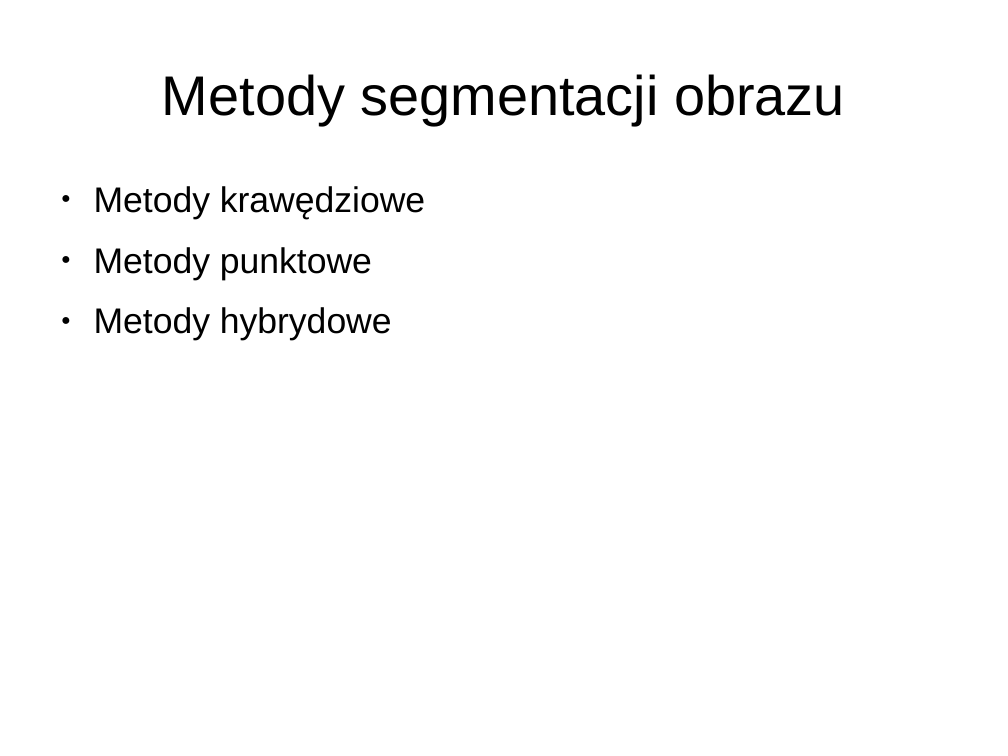
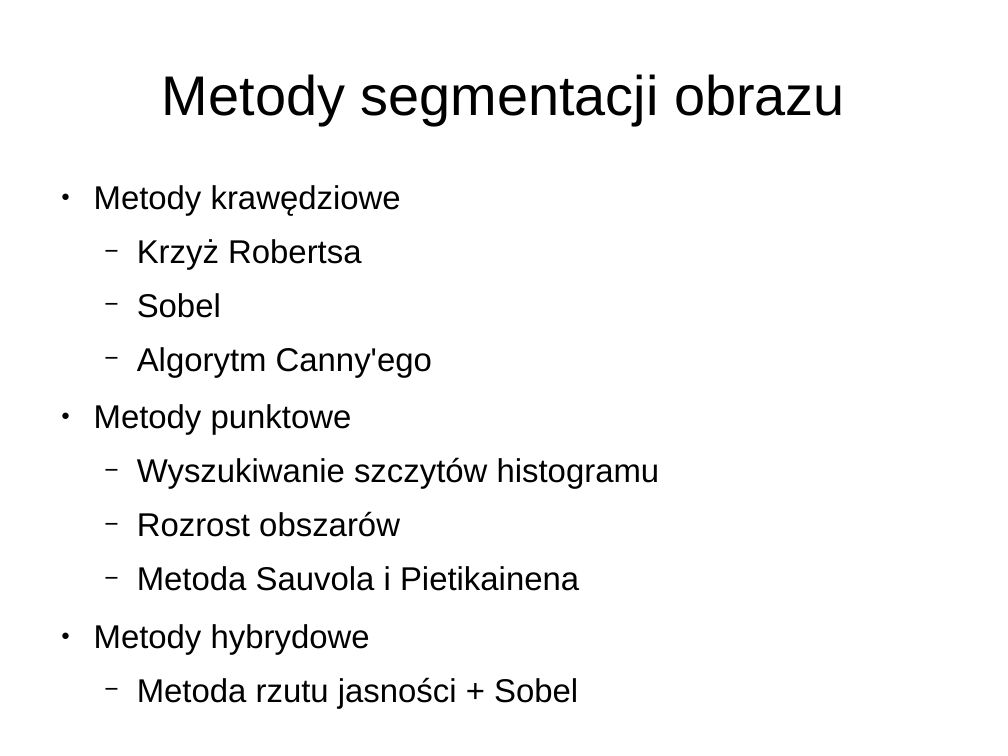
Before and after one commit to loganek/number-plate-recognition, a slide deck: slide 6 of doc/presentations/final-presentation.odp. Drawn at 1008x756 pixels with LibreOffice and Linux fonts; fonts in the diff are those of the drawing. Boxes give left, top, right and bottom in pixels: in the first picture for what was removed or moved away, otherwise in the second. Text is boxed around its words. In the diff, an @@ line names an element or a change of style, - is before the commit and + after.

```diff
--- a/doc/presentations/final-presentation.odp
+++ b/doc/presentations/final-presentation.odp
@@ text at [94,185,401,654]: size 28 to 25.9 pt in "Metody krawędziowe", "Metody punktowe", "Metody hybrydowe" @@
@@ text at [137,239,432,378]: paragraphs added @@
+  − Krzyż Robertsa
+  − Sobel
+  − Algorytm Canny'ego
@@ text at [137,457,660,591]: paragraphs added @@
+  − Wyszukiwanie szczytów histogramu
+  − Rozrost obszarów
+  − Metoda Sauvola i Pietikainena
@@ text at [137,677,578,708]: paragraph added @@
+  − Metoda rzutu jasności + Sobel
```
Also in this commit, not shown: 3 other slides changed, 6 slides added.
